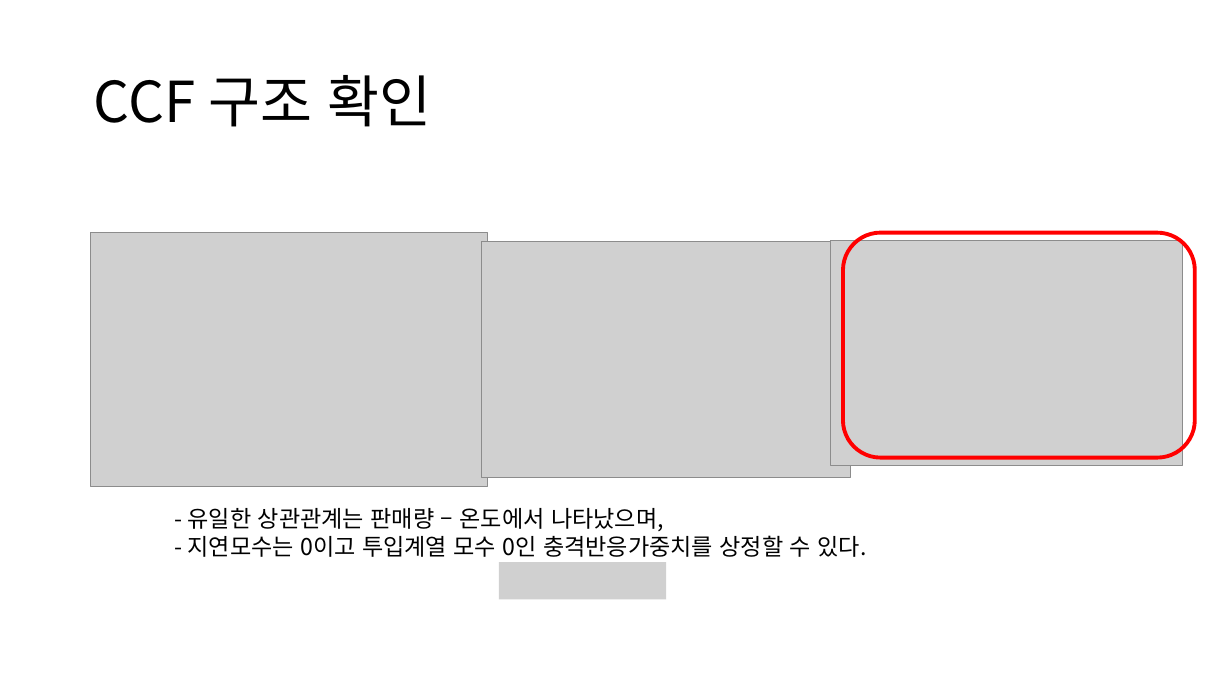
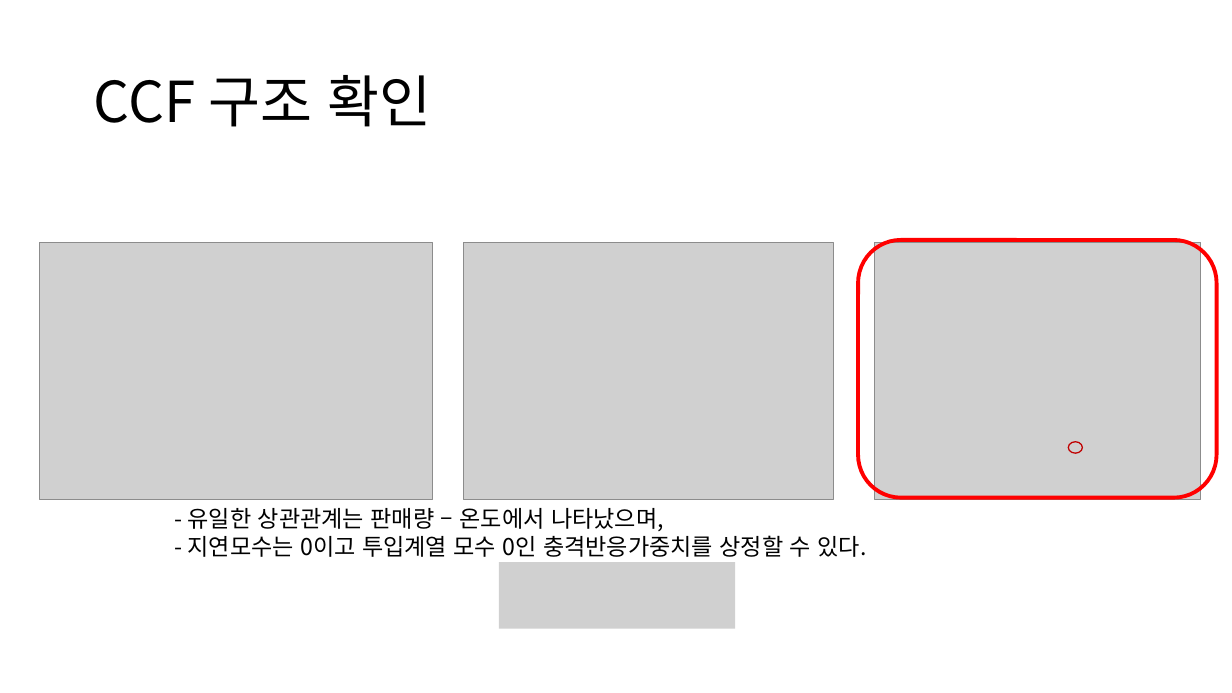
Before and after one commit to neverland251/MainProject, a slide deck: slide 14 of Project/DataMining/ARIMAX_Project/아이스크림 판매량 예측/아이스크림을 왜 먹을까.pptx (slide 13 before the commit). Drawn at 1232x693 pixels with LibreOffice and Linux fonts; fonts in the diff are those of the drawing; grey boxes stand for pictures. Boxes give left, top, right and bottom in pixels: in the first picture for what was removed or moved away, otherwise in the second. Text is boxed around its words. In the diff, an @@ line names an element or a change of style, - is before the commit and + after.

```diff
--- a/Project/DataMining/ARIMAX_Project/아이스크림 판매량 예측/아이스크림을 왜 먹을까.pptx
+++ b/Project/DataMining/ARIMAX_Project/아이스크림 판매량 예측/아이스크림을 왜 먹을까.pptx
@@ picture resized from (x1=91, y1=233, x2=487, y2=486) to (x1=40, y1=242, x2=433, y2=500) @@
@@ picture resized from (x1=482, y1=241, x2=850, y2=477) to (x1=463, y1=242, x2=833, y2=500) @@
@@ rounded rectangle resized from (x1=843, y1=233, x2=1195, y2=457) to (x1=859, y1=240, x2=1217, y2=498) @@
@@ picture resized from (x1=831, y1=240, x2=1183, y2=465) to (x1=875, y1=242, x2=1202, y2=500) @@
@@ ellipse added at (x1=1068, y1=442, x2=1082, y2=453), outline #C00000 1 pt @@
@@ picture resized from (x1=499, y1=562, x2=666, y2=599) to (x1=499, y1=562, x2=736, y2=628) @@
```
Also in this commit, not shown: 5 other slides changed, 2 slides added, 1 slide removed, 2 other files.
